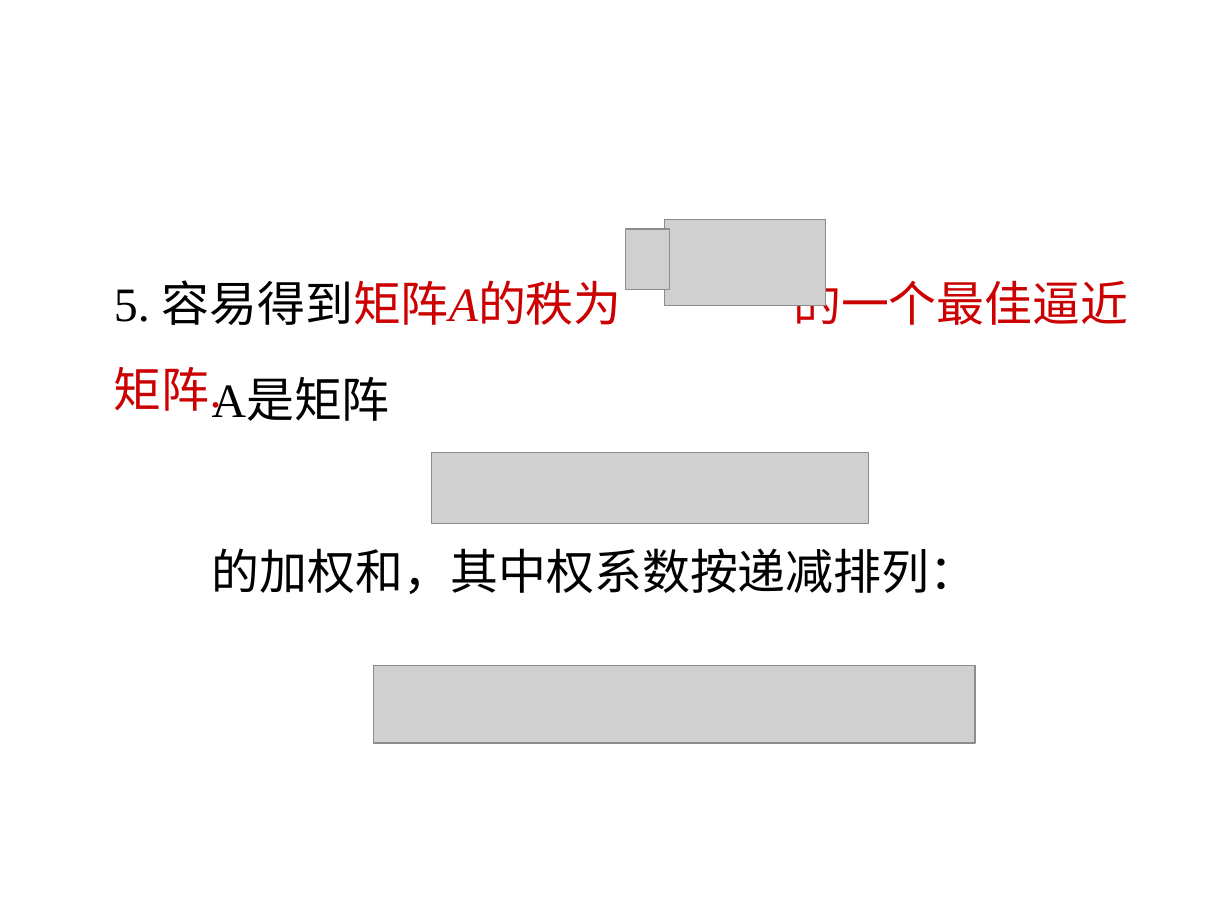
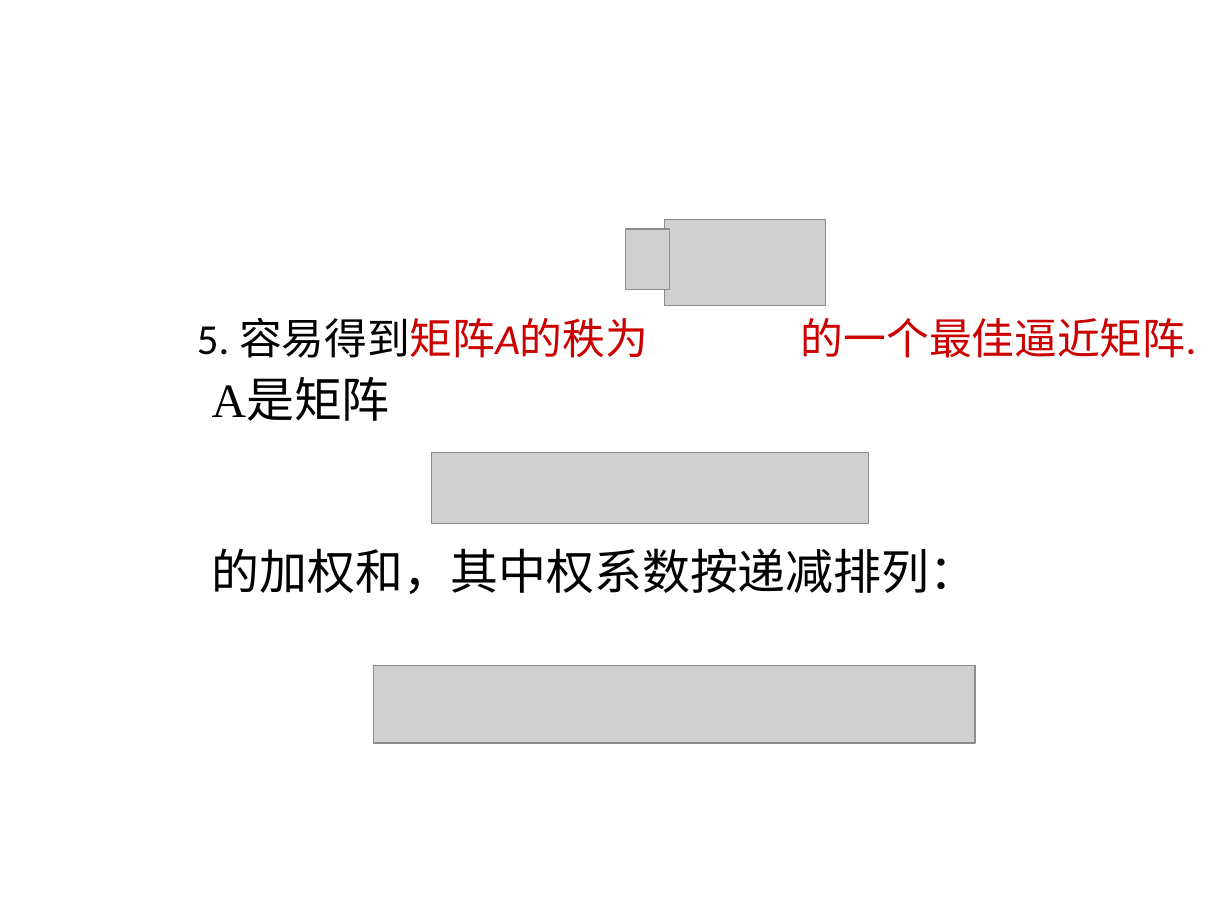
Before and after one commit to wykxwyc/wykxwyc_test, a slide deck: slide 23 of files/奇异值分解及应用.ppt. Drawn at 1232x924 pixels with LibreOffice and Linux fonts; fonts in the diff are those of the drawing; grey boxes stand for pictures; background and template pictures are left out. Boxes give left, top, right and bottom in pixels: in the first picture for what was removed or moved away, otherwise in the second. Text is boxed around its words. In the diff, an @@ line names an element or a change of style, - is before the commit and + after.

```diff
--- a/files/奇异值分解及应用.ppt
+++ b/files/奇异值分解及应用.ppt
@@ title "5. 容易得到矩阵A的秩为 的一个最佳逼近矩阵.": place and size @@
-title "5. 容易得到矩阵A的秩为 的一个最佳逼近矩阵." at [114, 272, 1128, 417]
+title "5. 容易得到矩阵A的秩为 的一个最佳逼近矩阵." at [197, 318, 1196, 358]
@@ title "5. 容易得到矩阵A的秩为 的一个最佳逼近矩阵." at [197, 318, 1196, 358]: size 28 to 25 pt, font Times New Roman to Calibri @@
```
Also in this commit, not shown: 16 other slides changed, 3 other files.
